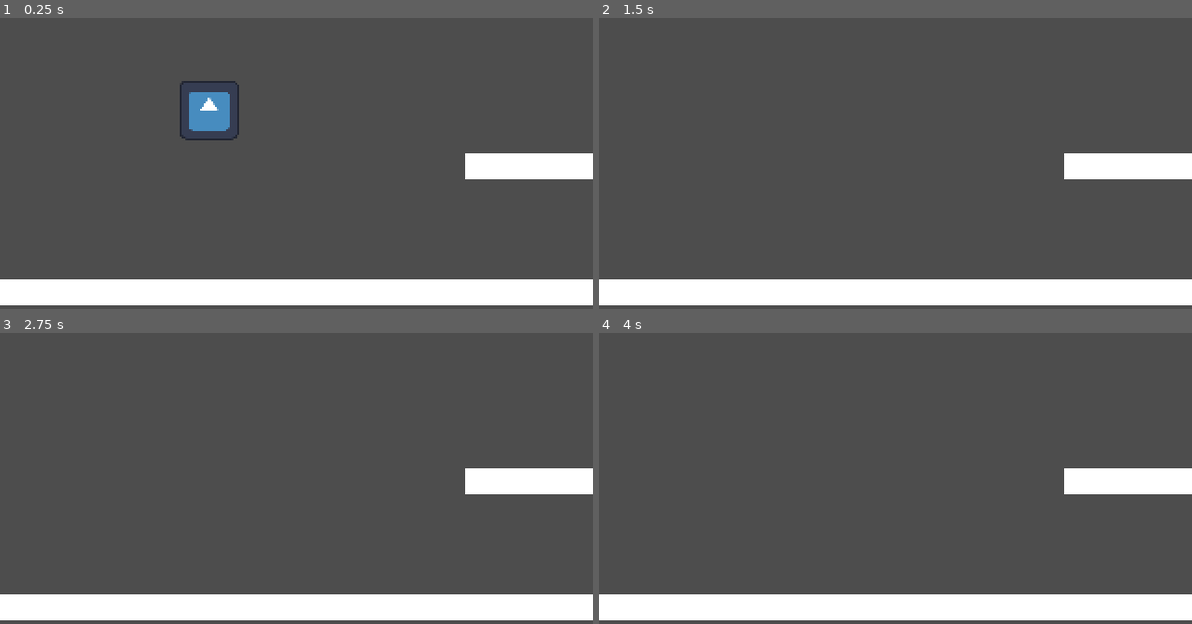
Above: before the commit, frames 1-4 (two rows, left to right).
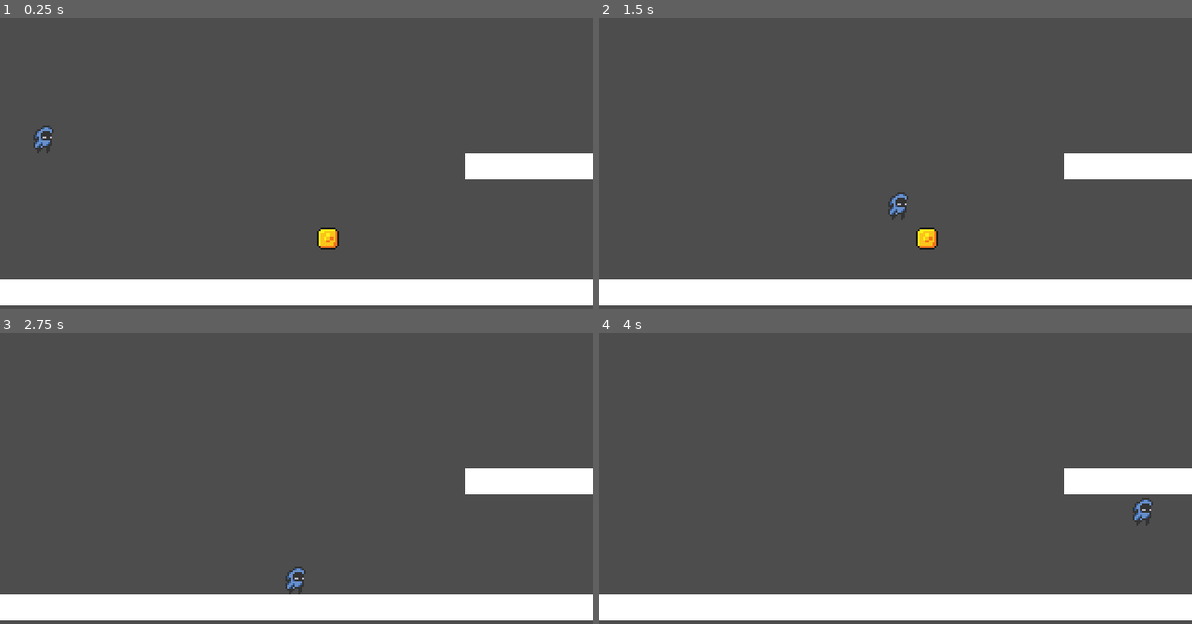
Above: after the commit, the same moments.

Repository: mightokondria/gimersia-guided-godot
Game: Godot game, scene res://_Scenes/level_1.tscn
The game is run twice, just before and just after one commit, with the same random seed, the same clock (stepped at 60 frames per second) and the same inputs. The engine's default icon, where the game draws it, is replaced by a stand-in: a white triangle on a blue panel in a dark square.
Inputs:
- Up to frame 1 (0.25 s): no input
- Up to frame 2 (1.5 s): tap Enter (ui_accept) at 0.5, 0.6, 0.77, 1.07, 1.35 s; hold Right (ui_right) from 0.53 s (still down)
- Up to frame 3 (2.75 s): tap Enter (ui_accept) at 1.52, 1.82, 2.1 s; release Right (ui_right) at 2.03 s; hold Left (ui_left) from 2.03 s (still down)
- Up to frame 4 (4 s): release Left (ui_left) at 2.78 s; hold Right (ui_right) from 2.78 s (still down); tap Enter (ui_accept) at 2.85, 3.02, 3.32, 3.6, 3.77 s

The runs differ from the first frame. In frame 1, 1.6% of the frame differs, in the area x 5-58%, y 21-80%; in frame 2, 0.5%; in frame 3, 0.2%; in frame 4, 0.2%.

Commit message:
double jump

Diff:
--- a/guided/_Scenes/Player.tscn
+++ b/guided/_Scenes/Player.tscn
@@ -1,16 +1,19 @@
 [gd_scene load_steps=4 format=3 uid="uid://d1g6kiifioiuw"]
 
 [ext_resource type="Script" uid="uid://ckxdrxrxv7fsv" path="res://_Scripts/player.gd" id="1_bg8v1"]
-[ext_resource type="Texture2D" uid="uid://dpkjig67mfhxm" path="res://icon.svg" id="1_l1efl"]
+[ext_resource type="Texture2D" uid="uid://dgvyooac0kjn5" path="res://Art/platformer_metroidvania asset pack v1.01/herochar sprites(new)/herochar_idle_anim_strip_4.png" id="2_k40lu"]
 
 [sub_resource type="CapsuleShape2D" id="CapsuleShape2D_bg8v1"]
+radius = 5.0
+height = 16.0
 
 [node name="Player" type="CharacterBody2D"]
 script = ExtResource("1_bg8v1")
 
 [node name="Sprite2D" type="Sprite2D" parent="."]
-scale = Vector2(0.25, 0.25)
-texture = ExtResource("1_l1efl")
+texture = ExtResource("2_k40lu")
+region_enabled = true
+region_rect = Rect2(0, 0, 16, 16)
 
 [node name="CollisionShape2D" type="CollisionShape2D" parent="."]
 shape = SubResource("CapsuleShape2D_bg8v1")
--- /dev/null
+++ b/guided/_Scenes/item_double_jump.tscn
@@ -0,0 +1,23 @@
+[gd_scene load_steps=4 format=3 uid="uid://hoenuvlwji8b"]
+
+[ext_resource type="Texture2D" uid="uid://bpm2kepiije14" path="res://Art/Environment/coin.png" id="1_6v1kc"]
+[ext_resource type="Script" uid="uid://cwo1rybya4hpu" path="res://_Scripts/item_double_jump.gd" id="1_bd5s4"]
+
+[sub_resource type="RectangleShape2D" id="RectangleShape2D_bd5s4"]
+size = Vector2(12, 12)
+
+[node name="DoubleJumpItem" type="Area2D"]
+script = ExtResource("1_bd5s4")
+
+[node name="Sprite2D" type="Sprite2D" parent="."]
+position = Vector2(10, 10)
+scale = Vector2(1.25, 1.25)
+texture = ExtResource("1_6v1kc")
+region_enabled = true
+region_rect = Rect2(0, 0, 16, 16)
+
+[node name="CollisionShape2D" type="CollisionShape2D" parent="."]
+position = Vector2(10, 10)
+shape = SubResource("RectangleShape2D_bd5s4")
+
+[connection signal="body_entered" from="." to="." method="_on_body_entered"]
--- a/guided/_Scenes/level_1.tscn
+++ b/guided/_Scenes/level_1.tscn
@@ -1,12 +1,13 @@
-[gd_scene load_steps=4 format=3 uid="uid://bt8pjayii3f46"]
+[gd_scene load_steps=5 format=3 uid="uid://bt8pjayii3f46"]
 
 [ext_resource type="PackedScene" uid="uid://d1g6kiifioiuw" path="res://_Scenes/Player.tscn" id="1_rfx65"]
+[ext_resource type="PackedScene" uid="uid://hoenuvlwji8b" path="res://_Scenes/item_double_jump.tscn" id="2_4jqxb"]
 
 [sub_resource type="RectangleShape2D" id="RectangleShape2D_vwk1b"]
 size = Vector2(320, 14)
 
 [sub_resource type="RectangleShape2D" id="RectangleShape2D_rfx65"]
-size = Vector2(320, 20)
+size = Vector2(69, 14)
 
 [node name="Level1" type="Node2D"]
 
@@ -23,16 +24,19 @@
 shape = SubResource("RectangleShape2D_vwk1b")
 
 [node name="Player" parent="." instance=ExtResource("1_rfx65")]
-position = Vector2(113, 40)
+position = Vector2(24, 55)
 
 [node name="StaticBody2D" type="StaticBody2D" parent="."]
 
 [node name="ColorRect" type="ColorRect" parent="StaticBody2D"]
 offset_left = 251.0
 offset_top = 96.0
-offset_right = 571.0
+offset_right = 320.0
 offset_bottom = 110.0
 
 [node name="CollisionShape2D" type="CollisionShape2D" parent="StaticBody2D"]
-position = Vector2(411, 106)
+position = Vector2(285.5, 103)
 shape = SubResource("RectangleShape2D_rfx65")
+
+[node name="DoubleJumpItem" parent="." instance=ExtResource("2_4jqxb")]
+position = Vector2(167, 132)
--- /dev/null
+++ b/guided/_Scripts/item_double_jump.gd
@@ -0,0 +1,13 @@
+extends Area2D
+
+# Kita akan menghubungkan sinyal ke fungsi ini
+func _on_body_entered(body):
+	# Cek apakah 'body' yang masuk punya fungsi 'enable_double_jump'?
+	# Ini adalah cara paling aman untuk memastikan itu adalah Player kita.
+	if body.has_method("enable_double_jump"):
+
+		# 1. Panggil fungsi di script player
+		body.enable_double_jump()
+
+		# 2. Hancurkan item ini agar tidak bisa diambil lagi
+		queue_free()
--- a/guided/_Scripts/player.gd
+++ b/guided/_Scripts/player.gd
@@ -1,13 +1,17 @@
 extends CharacterBody2D
 
 # Kecepatan lari karakter
-const MAX_SPEED = 300.0
+const MAX_SPEED = 150.0
 # Kekuatan lompat (harus negatif karena di Godot, Y negatif itu ke ATAS)
-const JUMP_VELOCITY = -400.0
+const JUMP_VELOCITY = -300.0
 #Akselerasi Awal
-const ACCELERATION = 1500.0
+const ACCELERATION = 2000.0
 #Akselerasi Akhir
-const FRICTION = 1000.0
+const FRICTION = 900.0
+
+# --- Variabel Power-up ---
+var max_jumps = 1  # Player MULAI dengan 1x lompat
+var jumps_made = 0   # Counter untuk melacak lompatan
 
 # WAJIB: Ambil referensi ke node Timer yang baru kita buat
 @onready var coyote_timer: Timer = $CoyoteTimer
@@ -31,7 +35,12 @@
 		if is_on_floor() or not coyote_timer.is_stopped():
 			velocity.y = JUMP_VELOCITY
 			coyote_timer.stop() # WAJIB: Langsung hentikan timer jika kita lompat
+			jumps_made = 1 # Ini lompatan PERTAMA kita
 
+			# KONDISI 2: Lompatan di Udara (Double Jump, dll)
+		elif jumps_made < max_jumps:
+			velocity.y = JUMP_VELOCITY # Anda bisa buat lebih lemah: JUMP_VELOCITY * 0.8
+			jumps_made += 1
 	# 3. Dapatkan arah input (kiri/kanan).
 	# "ui_left" (panah kiri/A) bernilai -1, "ui_right" (panah kanan/D) bernilai 1.
 	# Jika tidak ditekan, direction bernilai 0.
@@ -40,34 +49,40 @@
 	# 4. Terapkan gerakan.
 	if direction:
 			# --- AKSELERASI AWAL ---
-		# Gerakkan velocity.x SEBESAR ACCELERATION * delta
-		# MENUNJU target (direction * MAX_SPEED)
 		velocity.x = move_toward(velocity.x, direction * MAX_SPEED, ACCELERATION * delta)
 	else:
 		# --- AKSELERASI AKHIR (FRIKSI) ---
-		# Gerakkan velocity.x SEBESAR FRICTION * delta
-		# MENUNJU target (0)
+
 		velocity.x = move_toward(velocity.x, 0, FRICTION * delta)
 	# 5. Fungsi sakti bawaan Godot untuk menggerakkan CharacterBody2D
 	# berdasarkan nilai 'velocity' yang sudah kita hitung di atas.
 	move_and_slide()
-
-	# ... (kode akselerasi/friksi Anda) ...
-
-
 	# ------------------------------------
-	# --- LOGIKA COYOTE TIME DIMULAI DARI SINI ---
+	# --- LOGIKA DI AKHIR FRAME ---
+	# (PENTING: Cek status lantai SETELAH move_and_slide)
 	# ------------------------------------
 
+	var on_floor_now = is_on_floor() # Cek status lantai saat ini
+	# Jika kita di lantai (atau baru mendarat)
+	if on_floor_now:
+		jumps_made = 0 # Reset counter lompatan
+	# ------------------------------------
+	# LOGIKA COYOTE TIME DIMULAI DARI SINI
+	# ------------------------------------
 	# Cek apakah kita BARU SAJA meninggalkan lantai?
-	# (Frame lalu di lantai TAPI frame ini di udara)
 	var just_left_floor = was_on_floor and not is_on_floor()
 
 	if just_left_floor:
-		# Kita hanya ingin menyalakan timer jika kita "jatuh" (velocity.y positif),
-		# BUKAN jika kita "lompat" (velocity.y negatif).
+
 		if velocity.y >= 0:
 			coyote_timer.start() # Mulai hitung mundur 0.15 detik!
+	was_on_floor = is_on_floor()
 
-	# "Ingat" status lantai kita untuk pengecekan di frame berikutnya
-	was_on_floor = is_on_floor()
+
+
+	# Fungsi ini akan dipanggil oleh item power-up
+func enable_double_jump():
+	if max_jumps < 2: # Pastikan kita tidak mengaktifkannya berkali-kali
+		max_jumps = 2
+		print("KEMAMPUAN DOUBLE JUMP AKTIF!")
+		# Di sini Anda bisa menambahkan efek suara atau partikel
Not shown, added: guided/Art/platformer_metroidvania asset pack v1.01/README.txt
Binary file added: guided/Art/platformer_metroidvania asset pack v1.01/enemies sprites/bomber goblin/bomber_goblin_attack_anim.gif
Binary file added: guided/Art/platformer_metroidvania asset pack v1.01/enemies sprites/bomber goblin/bomber_goblin_attack_anim_strip_6.png
Not shown, added: guided/Art/platformer_metroidvania asset pack v1.01/enemies sprites/bomber goblin/bomber_goblin_attack_anim_strip_6.png.import
Binary file added: guided/Art/platformer_metroidvania asset pack v1.01/enemies sprites/bomber goblin/bomber_goblin_death_anim.gif
Binary file added: guided/Art/platformer_metroidvania asset pack v1.01/enemies sprites/bomber goblin/bomber_goblin_death_anim_strip_6.png
Not shown, added: guided/Art/platformer_metroidvania asset pack v1.01/enemies sprites/bomber goblin/bomber_goblin_death_anim_strip_6.png.import
Binary file added: guided/Art/platformer_metroidvania asset pack v1.01/enemies sprites/bomber goblin/bomber_goblin_hit_anim.gif
Binary file added: guided/Art/platformer_metroidvania asset pack v1.01/enemies sprites/bomber goblin/bomber_goblin_hit_anim_strip_3.png
Not shown, added: guided/Art/platformer_metroidvania asset pack v1.01/enemies sprites/bomber goblin/bomber_goblin_hit_anim_strip_3.png.import
Binary file added: guided/Art/platformer_metroidvania asset pack v1.01/enemies sprites/bomber goblin/bomber_goblin_idle_anim.gif
Binary file added: guided/Art/platformer_metroidvania asset pack v1.01/enemies sprites/bomber goblin/bomber_goblin_idle_anim_strip_4.png
(and 307 more such lines)
